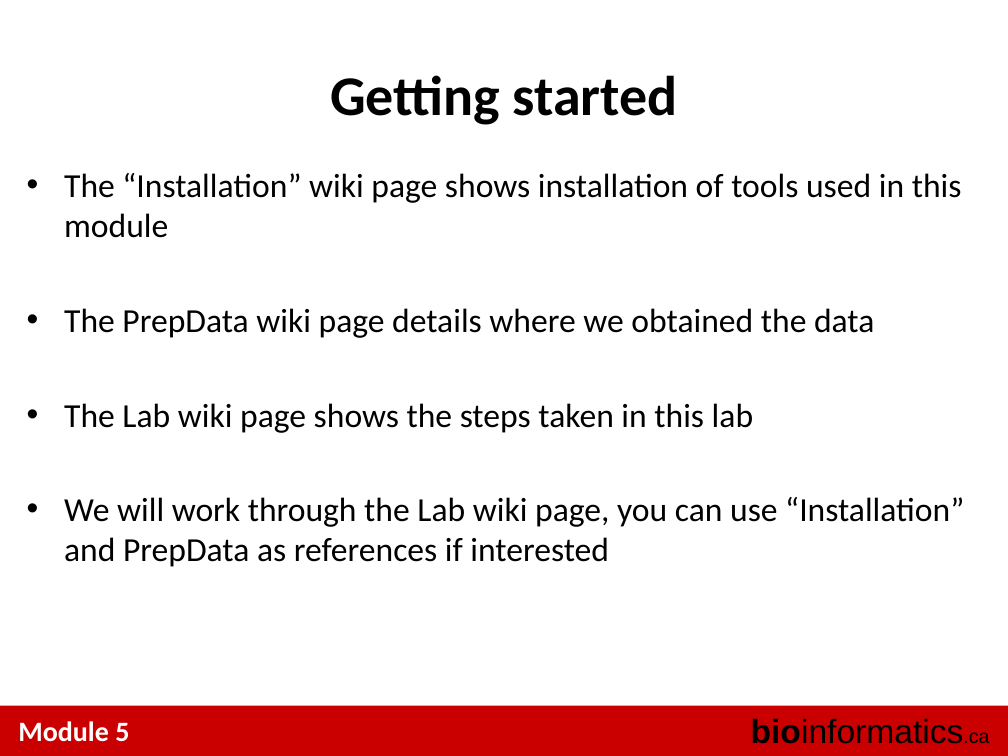
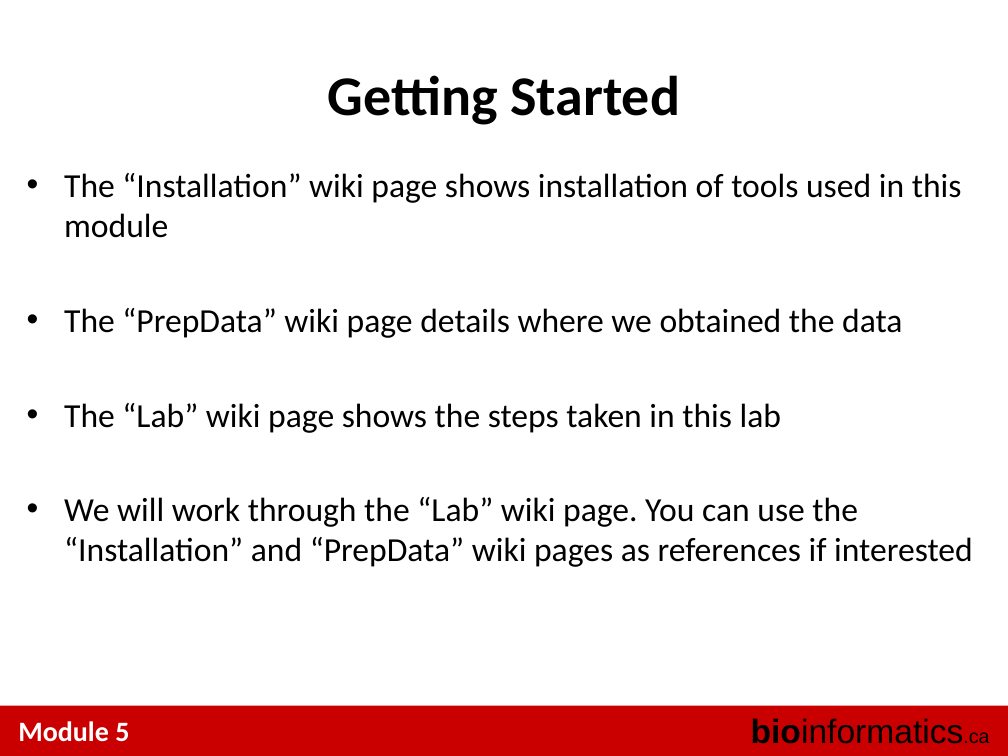
Before and after one commit to tinyheero/BICG-2016, a slide deck: slide 5 of copy_number/content/BiCG_2014_Module5_Lab_shah.ppt. Drawn at 1008x756 pixels with LibreOffice and Linux fonts; fonts in the diff are those of the drawing. Boxes give left, top, right and bottom in pixels: in the first picture for what was removed or moved away, otherwise in the second. Text is boxed around its words. In the diff, an @@ line names an element or a change of style, - is before the commit and + after.

```diff
--- a/copy_number/content/BiCG_2014_Module5_Lab_shah.ppt
+++ b/copy_number/content/BiCG_2014_Module5_Lab_shah.ppt
@@ text at box(328, 75, 680, 125): text changed @@
-Getting started
+Getting Started
@@ text at box(64, 308, 973, 567): text changed @@
-• The PrepData wiki page details where we obtained the data
-• The Lab wiki page shows the steps taken in this lab
-• We will work through the Lab wiki page, you can use “Installation” and PrepData as references if interested
+• The “PrepData” wiki page details where we obtained the data
+• The “Lab” wiki page shows the steps taken in this lab
+• We will work through the “Lab” wiki page. You can use the “Installation” and “PrepData” wiki pages as references if interested
```
Also in this commit, not shown: 13 other slides changed, 5 slides added, 18 slides removed.
